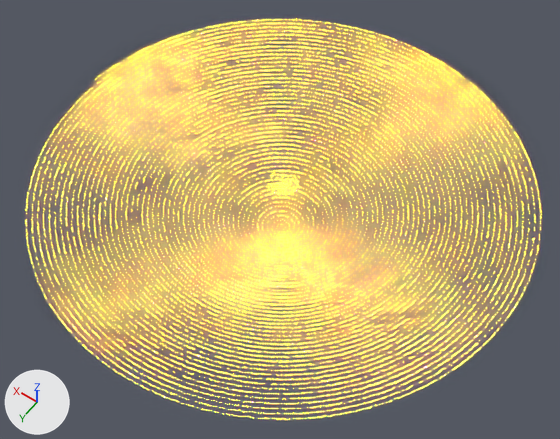
An edit to the Blender file extras/blender/skybox-equi-example.blend, drawn before and after from the same camera.
The view is the same before and after, from a camera (50 mm lens) standing at (-17.3, 24.4, 35.0) and looking at (-0.3, 0.6, -2.5). The lights are fixed; the arrows at lower left show +X, +Y and +Z. The same objects are shown in both versions, whatever each file hides.

Objects in the first picture: 'Spiral', 'Spiral.001'.
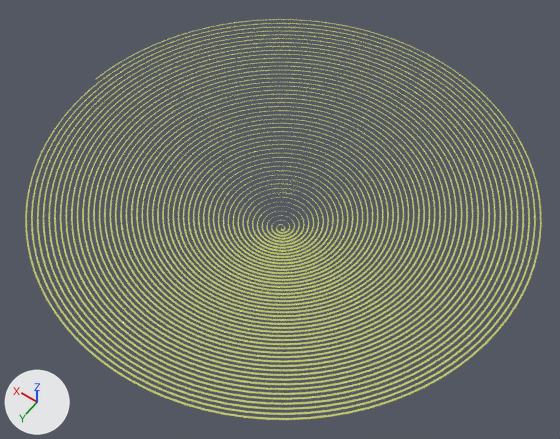
Pixel boxes [x1, y1, x2, y2] of what changed, in the pictures (560 x 439 px):
'Spiral.001', recoloured, reshaped
    before: [26, 19, 541, 419]
    after: [25, 19, 542, 420]
'Spiral', recoloured
    both: [268, 171, 297, 195]

What changed in the scene script:
```text
Change mat_material_001:
    where n0 = _N.new('ShaderNodeBsdfPrincipled'); n0.name = 'Principled BSDF'
    add n0.inputs[2].default_value = 0.0  # 'Roughness'
    n0.inputs[4].default_value: 0.706 -> 0.0343  # 'Alpha'
    n0.inputs[28].default_value: 51.4 -> 6.2  # 'Emission Strength'
    remove n2 = _N.new('ShaderNodeTexNoise'); n2.name = 'Noise Texture'
    where n5 = _N.new('ShaderNodeValue'); n5.name = 'Value'
    n5.outputs[0].default_value: 1.8 -> 1.0  # 'Value'
    add n2 = _N.new('ShaderNodeTexNoise'); n2.name = 'Noise Texture'
    add n2.inputs[2].default_value = 23.2  # 'Scale'
    where n6 = _N.new('ShaderNodeValToRGB'); n6.name = 'Color Ramp'
    remove n6.color_ramp.elements[0].position = 0.641; n6.color_ramp.elements[0].color = (0.925, 1.0, 0.0, 1.0)
    remove _e = n6.color_ramp.elements.new(0.68); _e.color = (1.0, 0.0, 0.892, 1.0)
    add n6.color_ramp.elements[0].position = 0.166; n6.color_ramp.elements[0].color = (1.0, 0.0, 0.892, 1.0)
    add _e = n6.color_ramp.elements.new(0.223); _e.color = (0.925, 1.0, 0.0, 1.0)
Change cu_spiral_001:
    add cu_spiral_001.extrude = 0.04
    cu_spiral_001.bevel_depth: 0.003 -> 0.005
```
